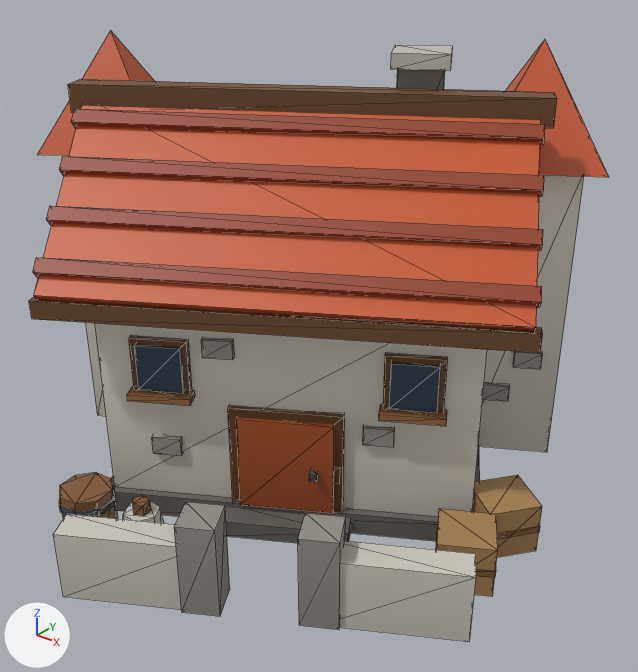
One commit to the glTF model art/models/building_1.glb: the scene before it, then after it.
Both versions are drawn from a camera (50 mm lens) standing at (0.892, -1.067, 0.958) and looking at (0.016, 0.029, 0.279). Lighting does not change. The marker at lower left points along +X, +Y and +Z. The older version comes first. Mesh edges are drawn as thin lines. Vertices at exactly the same position are counted once.

In view in the first picture: 'building_1'.
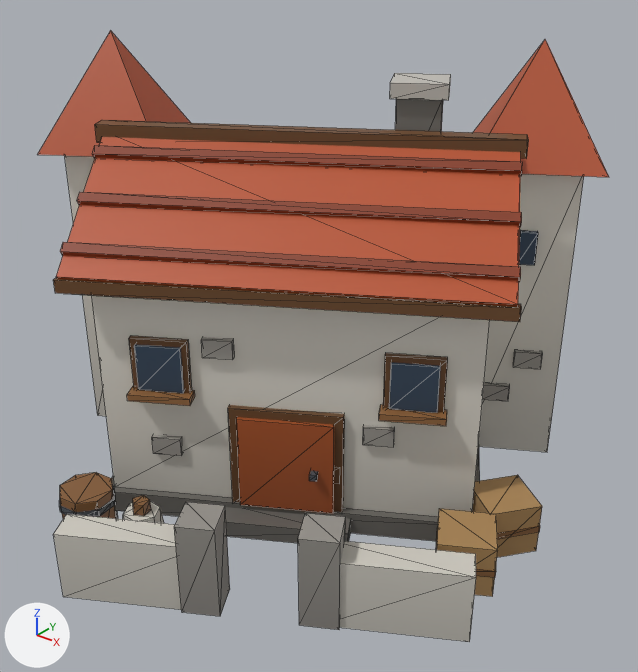
What changed in the scene script:
```text
Change me_building_1:
    used by ob_building_1; location = (0.0, 0.0, 0.0)
    remove me_building_1.from_pydata(...)  # 542 vertices, 824 faces; spans x -0.596..0.461, y -0.488..0.538, z 0.0..0.76
    add me_building_1.from_pydata(...)  # 526 vertices, 800 faces; spans x -0.596..0.461, y -0.488..0.538, z 0.0..0.76
    me_building_1 part 1: the loose piece of 8 vertices spanning x 0.021..0.151, y 0.146..0.276, z 0.725..0.75 is moved by (0.0, 0.0, -0.046)
    me_building_1 part 2: the loose piece of 8 vertices spanning x -0.271..0.393, y -0.307..0.095, z 0.51..0.541 is rebuilt with 8 vertices and now spans x -0.271..0.341, y -0.244..0.122, z 0.528..0.548
    me_building_1 part 3: the loose piece of 8 vertices spanning x -0.386..0.279, y -0.108..0.294, z 0.632..0.662 is rebuilt with 8 vertices and now spans x -0.346..0.286, y -0.141..0.245, z 0.602..0.632
    me_building_1 part 4: the loose piece of 8 vertices spanning x -0.305..0.36, y -0.248..0.153, z 0.571..0.601 is rebuilt with 8 vertices and now spans x -0.312..0.3, y -0.173..0.193, z 0.584..0.604
    me_building_1 part 5: the loose piece of 8 vertices spanning x -0.356..0.431, y -0.377..0.247, z 0.406..0.676 is rebuilt with 8 vertices and now spans x -0.332..0.394, y -0.338..0.23, z 0.434..0.619
    me_building_1 part 6: the loose piece of 8 vertices spanning x -0.229..0.439, y -0.381..0.017, z 0.392..0.422 is rebuilt with 8 vertices and now spans x -0.214..0.399, y -0.341..0.021, z 0.425..0.447
    me_building_1 part 7: the loose piece of 8 vertices spanning x -0.238..0.427, y -0.365..0.037, z 0.45..0.48 is rebuilt with 8 vertices and now spans x -0.23..0.382, y -0.315..0.051, z 0.473..0.493
    me_building_1 part 8: the loose piece of 8 vertices spanning x -0.38..0.32, y -0.165..0.269, z 0.653..0.697 is deleted
    me_building_1 part 9
    10 vertices are removed from x -0.339..0.326, y -0.19..0.212, z 0.632..0.662
    18 faces are deleted
    4 vertices in x 0.035..0.137, y 0.16..0.262, z 0.725 move by (0.0, 0.0, -0.046)
    2 vertices are added at (-0.294, -0.101, 0.599), (0.234, 0.204, 0.599)
    6 new faces join them
    me_building_1 part 10: 12 kept faces spanning x -0.596..0.376, y -0.157..0.538, z 0.56..0.76 get new vertex colours; the middle colour goes from orange #c8582c to orange #b7532c
    other edits to the shape of me_building_1 do not show in these pictures
```

Boxes (x1, y1, x2, y2) around the edits, measured in the pictures (638 x 672 px; the box of a moved part takes in the faces that stretch with it):
'building_1', reshaped: before (29, 31, 609, 642); after (38, 31, 609, 642)
part 1 of me_building_1, moved or reshaped: before (391, 45, 453, 71); after (390, 73, 451, 100)
part 2 of me_building_1, rebuilt (10% narrower, 22% shorter): before (46, 206, 543, 251); after (77, 192, 522, 227)
part 3 of me_building_1, rebuilt (not visible before): after (95, 120, 529, 158)
part 4 of me_building_1, rebuilt (11% narrower, 22% shorter): before (59, 156, 544, 196); after (92, 145, 523, 176)
part 5 of me_building_1, rebuilt (8% narrower, 25% shorter): before (34, 106, 541, 331); after (56, 137, 521, 306)
part 6 of me_building_1, rebuilt (9% narrower, 21% shorter): before (29, 296, 543, 353); after (53, 277, 522, 322)
part 7 of me_building_1, rebuilt (9% narrower, 21% shorter): before (33, 257, 542, 308); after (60, 242, 521, 282)
part 8 of me_building_1, deleted: before (68, 79, 557, 128)
part 9 of me_building_1, cut back: before (72, 69, 545, 145); after (395, 99, 443, 131)
part 10 of me_building_1, recoloured: (41, 31, 609, 177) in both
